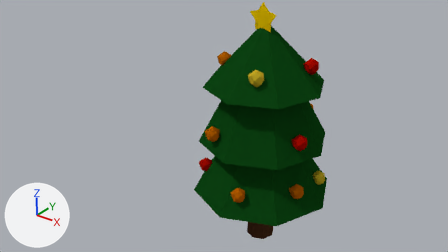
The Blender file 01-Models/JB-Weihnachtsbaum.blend as it was, and as the next commit left it.
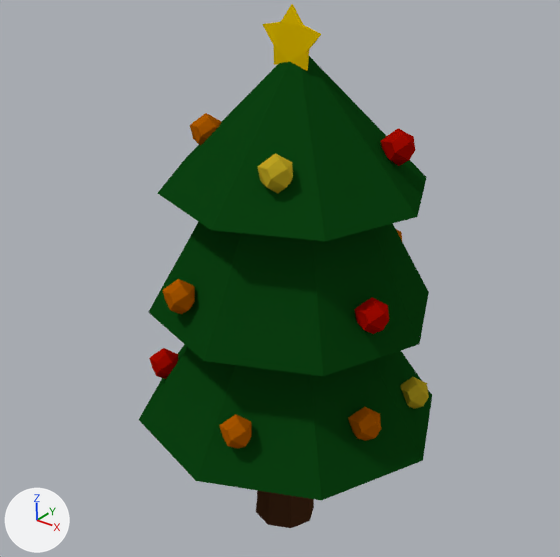
Each version is shown from the file's camera 'Camera', then close up on the part from 29% to 86% of the width and 0% to 100% of the height. The lights are fixed; the arrows at lower left show +X, +Y and +Z.
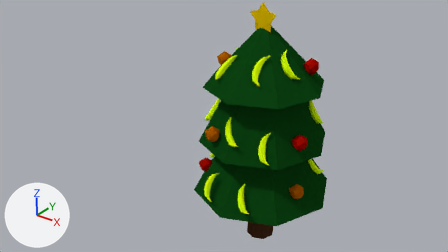
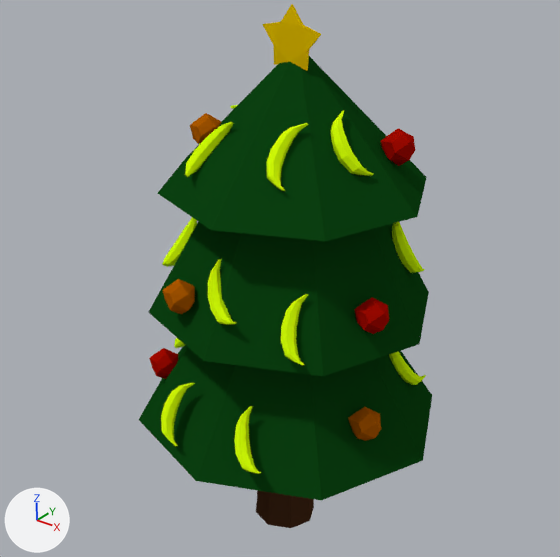
What differs and where, as boxes [x1, y1, x2, y2] in the close-ups (560 x 557 px):
'Icosphere.001', deleted
    before: [257, 153, 293, 193]
'Cylinder.006', added (green)
    after: [266, 123, 308, 191]
'Cylinder.007', added (green)
    after: [330, 111, 374, 176]
'Cylinder.003', added (green)
    after: [281, 294, 309, 365]
'Banane', added (green)
    after: [234, 406, 261, 474]
'Cylinder.005', added (green)
    after: [185, 122, 234, 177]
'Cylinder.002', added (green)
    after: [208, 259, 237, 325]
'Icosphere.009', deleted
    before: [219, 414, 251, 449]
'Cylinder.001', added (green)
    after: [161, 382, 195, 446]
'Cylinder.008', added (green)
    after: [392, 222, 425, 273]
'Icosphere.013', deleted
    before: [401, 377, 429, 409]
'Cylinder.004', added (green)
    after: [162, 217, 197, 267]
'Cylinder.009', added (green)
    after: [389, 352, 426, 385]
'Cylinder.010', added
    after: [174, 338, 185, 348]
'Cylinder.015', added
    after: [230, 105, 237, 109]

The change, as a diff of the scene's bpy script:
```diff
--- a/01-Models/JB-Weihnachtsbaum.blend.py
+++ b/01-Models/JB-Weihnachtsbaum.blend.py
@@ ob_icosphere_013 @@
-ob_icosphere_013 = bpy.data.objects.new('Icosphere.013', me_icosphere_017)
@@ ob_icosphere_009 @@
-ob_icosphere_009 = bpy.data.objects.new('Icosphere.009', me_icosphere_013)
@@ ob_icosphere_001 @@
-ob_icosphere_001 = bpy.data.objects.new('Icosphere.001', me_icosphere_008)
@@ ob_cylinder_001 @@
+ob_cylinder_001 = bpy.data.objects.new('Cylinder.001', me_cylinder_002.copy())
+ob_cylinder_001.parent = ob_banane
+ob_cylinder_001.location = (-0.581, -1.797, 2.434)
+ob_cylinder_001.rotation_euler = (0.0, 0.407, 0.0)  # degrees (0, 23, 0)
+ob_cylinder_001.scale = (0.118, 0.118, 0.167)
@@ ob_banane @@
+ob_banane = bpy.data.objects.new('Banane', me_cylinder_002)  # 56 vertices, 51 faces; spans x -1.98..2.5, y -1.88..2.22, z -1.73..2.47; in mat_banane (green #d2ff07)
+ob_banane.location = (0.58, -1.8, 2.43)
+ob_banane.rotation_euler = (0.0, -0.195, 0.0)  # degrees (0, -11, 0)
+ob_banane.scale = (0.118, 0.118, 0.167)
@@ ob_cylinder_002 @@
+ob_cylinder_002 = bpy.data.objects.new('Cylinder.002', me_cylinder_002.copy())
+ob_cylinder_002.parent = ob_banane
+ob_cylinder_002.location = (0.00441, -1.571, 4.231)
+ob_cylinder_002.rotation_euler = (0.117, -0.32, -0.0369)  # degrees (6.7, -18, -2.1)
+ob_cylinder_002.scale = (0.118, 0.118, 0.167)
@@ ob_cylinder_003 @@
+ob_cylinder_003 = bpy.data.objects.new('Cylinder.003', me_cylinder_002.copy())
+ob_cylinder_003.parent = ob_banane
+ob_cylinder_003.location = (0.984, -1.404, 4.0)
+ob_cylinder_003.rotation_euler = (0.0, 0.0998, 0.0)  # degrees (0, 5.7, 0)
+ob_cylinder_003.scale = (0.118, 0.118, 0.167)
@@ ob_cylinder_004 @@
+ob_cylinder_004 = bpy.data.objects.new('Cylinder.004', me_cylinder_002.copy())
+ob_cylinder_004.parent = ob_banane
+ob_cylinder_004.location = (-1.387, -0.653, 4.231)
+ob_cylinder_004.rotation_euler = (0.082, -0.372, -1.004)  # degrees (4.7, -21, -58)
+ob_cylinder_004.scale = (0.118, 0.118, 0.167)
@@ ob_cylinder_005 @@
+ob_cylinder_005 = bpy.data.objects.new('Cylinder.005', me_cylinder_002.copy())
+ob_cylinder_005.parent = ob_banane
+ob_cylinder_005.location = (-0.626, -1.021, 5.844)
+ob_cylinder_005.rotation_euler = (-0.198, 0.149, -0.899)  # degrees (-11, 8.5, -52)
+ob_cylinder_005.scale = (0.118, 0.118, 0.167)
@@ ob_cylinder_006 @@
+ob_cylinder_006 = bpy.data.objects.new('Cylinder.006', me_cylinder_002.copy())
+ob_cylinder_006.parent = ob_banane
+ob_cylinder_006.location = (0.466, -0.946, 5.961)
+ob_cylinder_006.rotation_euler = (-0.159, 0.382, -0.0704)  # degrees (-9.1, 22, -4)
+ob_cylinder_006.scale = (0.118, 0.118, 0.167)
@@ ob_cylinder_007 @@
+ob_cylinder_007 = bpy.data.objects.new('Cylinder.007', me_cylinder_002.copy())
+ob_cylinder_007.parent = ob_banane
+ob_cylinder_007.location = (0.966, -0.301, 5.999)
+ob_cylinder_007.rotation_euler = (-0.159, 0.382, 1.132)  # degrees (-9.1, 22, 65)
+ob_cylinder_007.scale = (0.118, 0.118, 0.167)
@@ ob_cylinder_008 @@
+ob_cylinder_008 = bpy.data.objects.new('Cylinder.008', me_cylinder_002.copy())
+ob_cylinder_008.parent = ob_banane
+ob_cylinder_008.location = (1.265, 0.823, 4.334)
+ob_cylinder_008.rotation_euler = (0.0652, 0.359, 1.722)  # degrees (3.7, 21, 99)
+ob_cylinder_008.scale = (0.118, 0.118, 0.167)
@@ ob_cylinder_009 @@
+ob_cylinder_009 = bpy.data.objects.new('Cylinder.009', me_cylinder_002.copy())
+ob_cylinder_009.parent = ob_banane
+ob_cylinder_009.location = (1.381, 0.823, 2.61)
+ob_cylinder_009.rotation_euler = (0.0217, 0.0693, 1.712)  # degrees (1.2, 4, 98)
+ob_cylinder_009.scale = (0.118, 0.118, 0.167)
@@ ob_cylinder_010 @@
+ob_cylinder_010 = bpy.data.objects.new('Cylinder.010', me_cylinder_002.copy())
+ob_cylinder_010.parent = ob_banane
+ob_cylinder_010.location = (-1.394, -0.383, 2.817)
+ob_cylinder_010.rotation_euler = (-0.209, -0.176, -0.924)  # degrees (-12, -10, -53)
+ob_cylinder_010.scale = (0.118, 0.118, 0.167)
@@ ob_cylinder_015 @@
+ob_cylinder_015 = bpy.data.objects.new('Cylinder.015', me_cylinder_002.copy())
+ob_cylinder_015.parent = ob_banane
+ob_cylinder_015.location = (-1.224, 0.392, 5.712)
+ob_cylinder_015.rotation_euler = (-0.218, 0.495, -2.286)  # degrees (-12, 28, -131)
+ob_cylinder_015.scale = (0.118, 0.118, 0.167)
```
